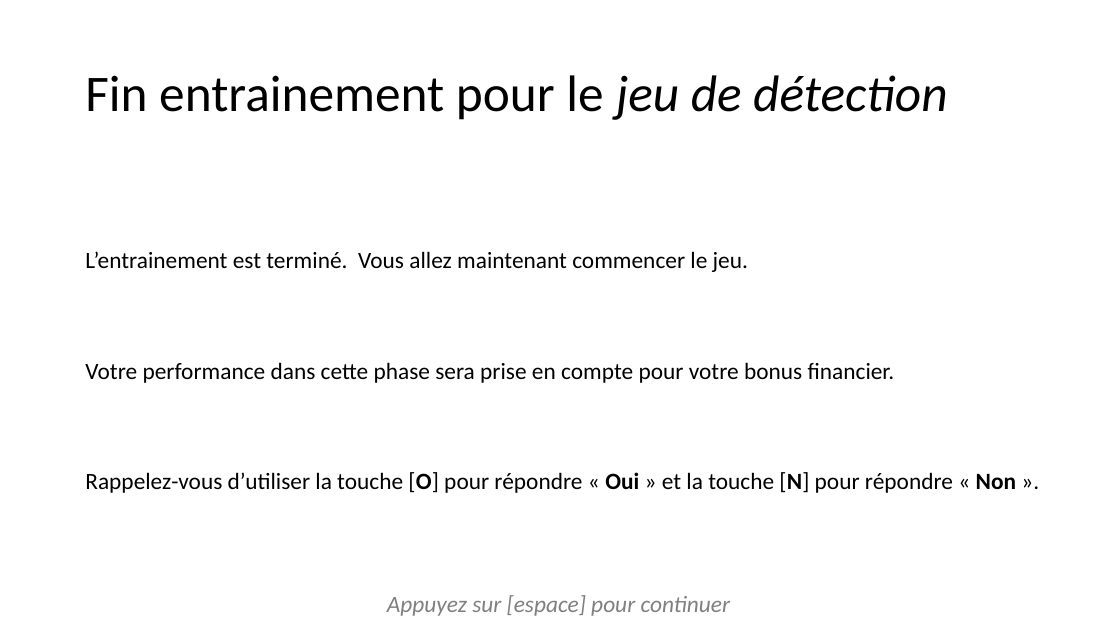
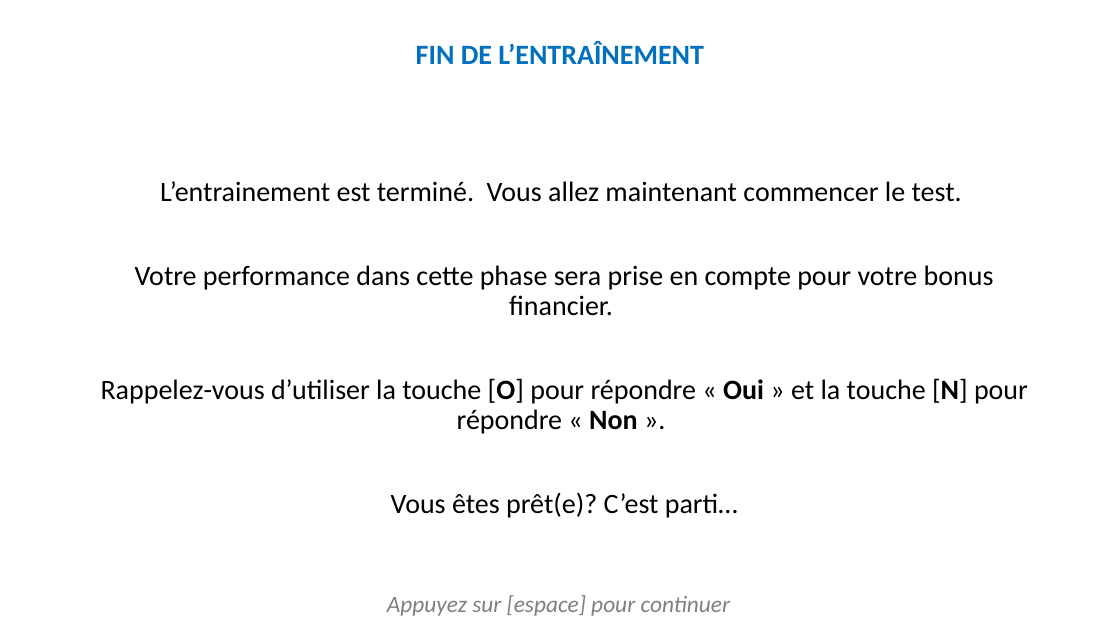
Before and after one commit to MBB-team/Online_Testing, a slide deck: slide 9 of src/Emotion_Regulation_JS/instructions/instructionsDiapo.pptx (slide 7 before the commit). Drawn at 1120x630 pixels with LibreOffice and Linux fonts; fonts in the diff are those of the drawing. Boxes give left, top, right and bottom in pixels: in the first picture for what was removed or moved away, otherwise in the second. Text is boxed around its words. In the diff, an @@ line names an element or a change of style, - is before the commit and + after.

```diff
--- a/src/Emotion_Regulation_JS/instructions/instructionsDiapo.pptx
+++ b/src/Emotion_Regulation_JS/instructions/instructionsDiapo.pptx
@@ text added at <box>416,41,704,64</box>, 24 pt, text #0070C0, bold @@
+FIN DE L’ENTRAÎNEMENT
@@ title removed at <box>85,75,947,120</box> @@
-Fin entrainement pour le jeu de détection
@@ text "L’entrainement est terminé. Vous allez ...": place and size @@
-text "L’entrainement est terminé. Vous allez ..." at <box>85,251,1016,493</box>
+text "L’entrainement est terminé. Vous allez ..." at <box>101,181,1028,518</box>
@@ text at <box>160,181,962,202</box>: text changed; size 20 to 24 pt @@
-L’entrainement est terminé. Vous allez maintenant commencer le jeu.
+L’entrainement est terminé. Vous allez maintenant commencer le test.
@@ text at <box>101,265,1028,434</box>: size 20 to 24 pt in "Votre performance dans cette phase sera prise ...", "Rappelez-vous d’utiliser la touche [O] pour répondre ..."; alignment left to centre @@
@@ text at <box>391,492,738,518</box>: paragraph added @@
+Vous êtes prêt(e)? C’est parti…
```
Also in this commit, not shown: 5 other slides changed, 4 slides added, 2 slides removed, 1 other file.
